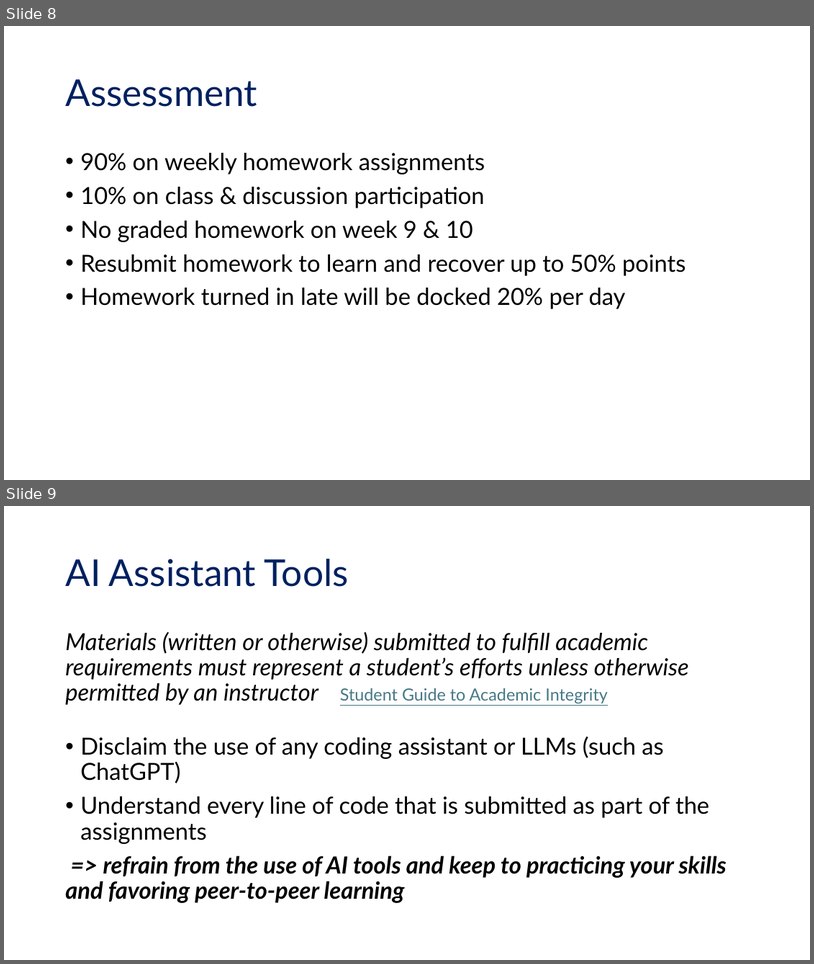
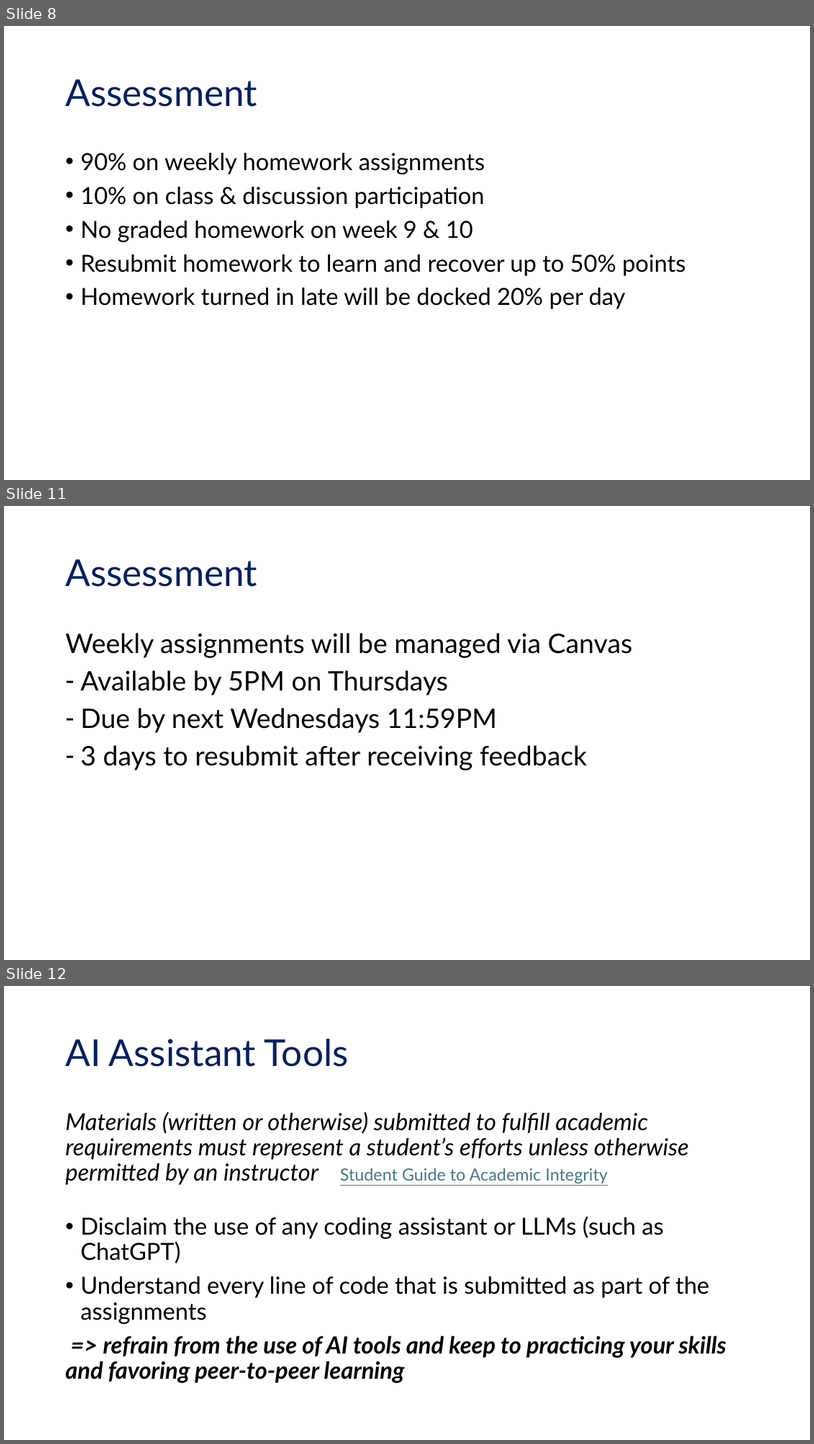
Before and after one commit to UCSB-Library-Research-Data-Services/bren-eds213, a slide deck: modules/week01/eds-213_intro.pptx. Shown one above the other, each under a label of ours: slides 8 and 9 before the commit, slides 8, 11 and 12 after it; the slides between them are not shown. The pictures are 814x964 and 814x1444 pixels, drawn with LibreOffice and Linux fonts; fonts in the diff are those of the drawing. Boxes give left, top, right and bottom in pixels: in the first picture for what was removed or moved away, otherwise in the second. Text is boxed around its words. In the diff, an @@ line names an element or a change of style, - is before the commit and + after.

Commit message:
add more info on assignments

```diff
--- a/modules/week01/eds-213_intro.pptx
+++ b/modules/week01/eds-213_intro.pptx
@@ slide 11 added at box(4, 506, 810, 960), background #FFFFFF @@
@@ title added at box(65, 559, 257, 587), 44 pt, text #002060 @@
+Assessment
@@ text added at box(65, 633, 633, 770), 32 pt, text #000000 @@
+Weekly assignments will be managed via Canvas
+– Available by 5PM on Thursdays
+– Due by next Wednesdays 11:59PM
+– 3 days to resubmit after receiving feedback
@@ what was slide 9 is now slide 12 @@
```
Also in this commit, not shown: 2 other slides added.
